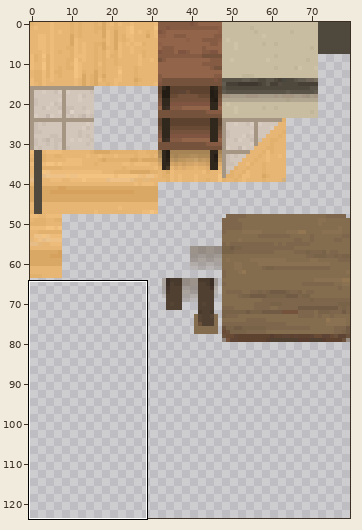
One commit to this sprite sheet: raw_assets/track2/tiles.png. The first picture is a wide view before the edit; the outline marks the close-up.
Close-up. Earlier state:
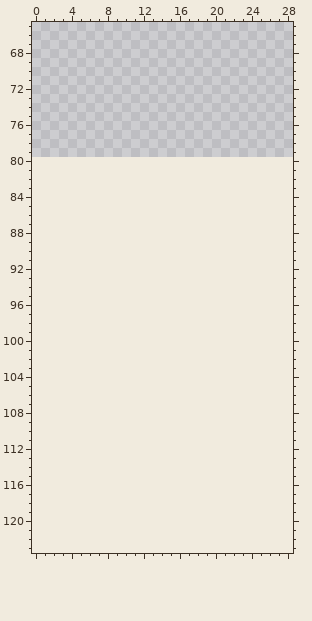
The file is 80x80 pixels. Pixels under 10% opacity are left out. Colours within 5 levels of each other are drawn and written as one. Shown: x 0..28, y 65..123. The old version is drawn lined up with the new one, on the new canvas. The wide view leaves out empty margins. The commit also changed other parts of the picture, which this record leaves out.
Once edited:
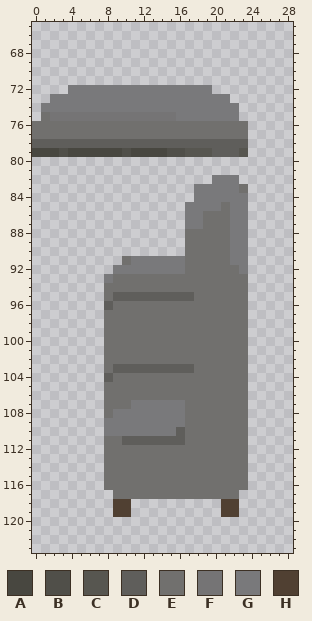
Palette (. is transparent): A #484740  B #504f49  C #575650  D #5f5e5b  E #71706e  F #757475  G #79797b  H #504032
The exact change:
{"change": "canvas 80x80 -> 80x160"}
{"y":72,"x":4,"old":"................","new":"GGGGGGGGGGGGGGGG"}
{"y":73,"x":2,"old":"....................","new":"GGGGGGGGGGGGGGGGGGGG"}
{"y":74,"x":1,"old":"......................","new":"GGGGGGGGGGGGGGGGGGGGGG"}
{"y":75,"x":1,"old":"......................","new":"EFFFFFFFFFFFFFFGGGGGGG"}
{"y":76,"x":0,"old":"........................","new":"EEEEEEEEEEEEEEEEEEEEEEEE"}
{"y":77,"x":0,"old":"........................","new":"EEEEEEEEEEEEEEEEEEEEEEEE"}
{"y":78,"x":0,"old":"........................","new":"DDDDDDDDDDDDDDDDDDDDDDDD"}
{"y":79,"x":0,"old":"........................","new":"AAABAAAAAABAAAABBCCCDDDC"}
{"y":82,"x":20,"old":"...","new":"GGG"}
{"y":83,"x":18,"old":"......","new":"GGGGGE"}
{"y":84,"x":18,"old":"......","new":"GGGGGG"}
{"y":85,"x":17,"old":".......","new":"GGGGEGG"}
{"y":86,"x":17,"old":".......","new":"GGEEEGG"}
{"y":87,"x":17,"old":".......","new":"GGEEEGG"}
{"y":88,"x":17,"old":".......","new":"EEEEEGG"}
{"y":89,"x":17,"old":".......","new":"EEEEEGG"}
{"y":90,"x":17,"old":".......","new":"EEEEEGG"}
{"y":91,"x":10,"old":"..............","new":"EGGGGGGEEEEEGG"}
{"y":92,"x":9,"old":"...............","new":"GGGGGGGGEEEEEEG"}
{"y":93,"x":8,"old":"................","new":"GEEEEEEEEEEEEEEE"}
{"y":94,"x":8,"old":"................","new":"EEEEEEEEEEEEEEEE"}
{"y":95,"x":8,"old":"................","new":"EDDDDDDDDDEEEEEE"}
{"y":96,"x":8,"old":"................","new":"DEEEEEEEEEEEEEEE"}
{"y":97,"x":8,"old":"................","new":"EEEEEEEEEEEEEEEE"}
{"y":98,"x":8,"old":"................","new":"EEEEEEEEEEEEEEEE"}
{"y":99,"x":8,"old":"................","new":"EEEEEEEEEEEEEEEE"}
{"y":100,"x":8,"old":"................","new":"EEEEEEEEEEEEEEEE"}
{"y":101,"x":8,"old":"................","new":"EEEEEEEEEEEEEEEE"}
{"y":102,"x":8,"old":"................","new":"EEEEEEEEEEEEEEEE"}
{"y":103,"x":8,"old":"................","new":"EDDDDDDDDDEEEEEE"}
{"y":104,"x":8,"old":"................","new":"DEEEEEEEEEEEEEEE"}
{"y":105,"x":8,"old":"................","new":"EEEEEEEEEEEEEEEE"}
{"y":106,"x":8,"old":"................","new":"EEEEEEEEEEEEEEEE"}
{"y":107,"x":8,"old":"................","new":"EEEGGGGGGEEEEEEE"}
{"y":108,"x":8,"old":"................","new":"EGGGGGGGGEEEEEEE"}
{"y":109,"x":8,"old":"................","new":"GGGGGGGGGEEEEEEE"}
{"y":110,"x":8,"old":"................","new":"GGGGGGGGDEEEEEEE"}
{"y":111,"x":8,"old":"................","new":"EEDDDDDDDEEEEEEE"}
{"y":112,"x":8,"old":"................","new":"EEEEEEEEEEEEEEEE"}
{"y":113,"x":8,"old":"................","new":"EEEEEEEEEEEEEEEE"}
{"y":114,"x":8,"old":"................","new":"EEEEEEEEEEEEEEEE"}
{"y":115,"x":8,"old":"................","new":"EEEEEEEEEEEEEEEE"}
{"y":116,"x":8,"old":"................","new":"EEEEEEEEEEEEEEEE"}
{"y":117,"x":9,"old":"..............","new":"EEEEEEEEEEEEEE"}
{"y":118,"x":9,"old":"..","new":"HH"}
{"y":118,"x":21,"old":"..","new":"HH"}
{"y":119,"x":9,"old":"..","new":"HH"}
{"y":119,"x":21,"old":"..","new":"HH"}
{"label":"added","picture_box":[32,85,248,517]}
